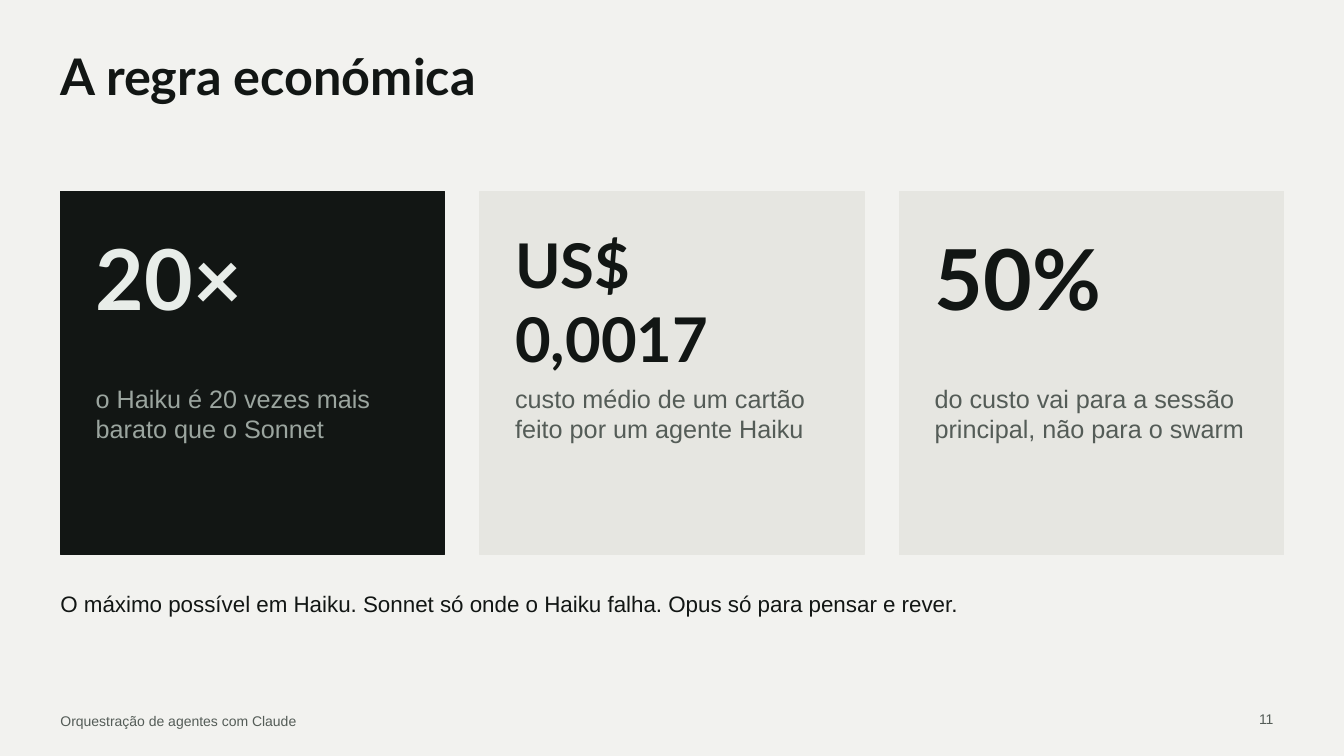
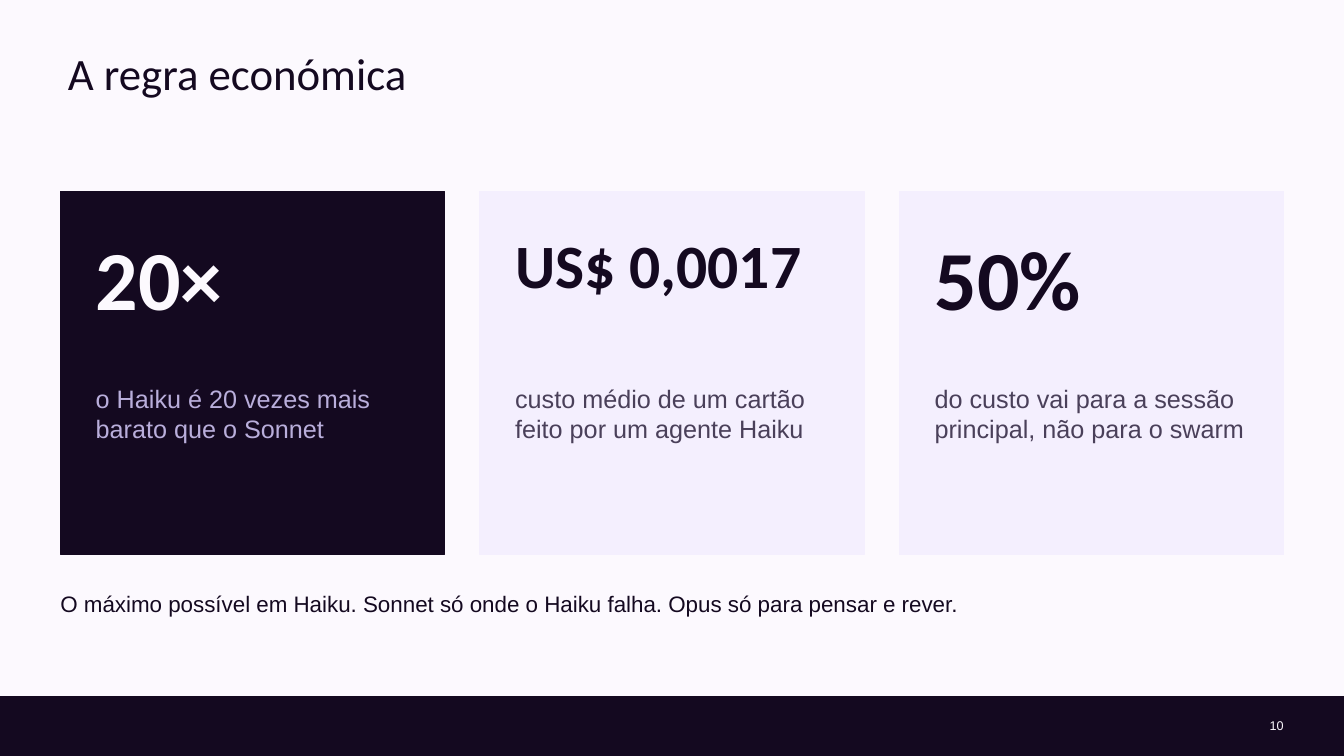
Before and after one commit to cx-guilherme-pinto/workshop-claude, a slide deck: slide 10 of slides/workshop.pptx (slide 11 before the commit). Drawn at 1344x756 pixels with LibreOffice and Linux fonts; fonts in the diff are those of the drawing; background and template pictures are left out. Boxes give left, top, right and bottom in pixels: in the first picture for what was removed or moved away, otherwise in the second. Text is boxed around its words. In the diff, an @@ line names an element or a change of style, - is before the commit and + after.

```diff
--- a/slides/workshop.pptx
+++ b/slides/workshop.pptx
@@ background #F2F2EF to #FCF9FE @@
@@ title "A regra económica": place and size @@
-title "A regra económica" at bbox=[60, 57, 476, 104]
+title "A regra económica" at bbox=[68, 59, 407, 98]
@@ title "A regra económica" at bbox=[68, 59, 407, 98]: size 36 to 32 pt, font Lato to Calibri, text colour #121614 to #140920, bold off @@
@@ rectangle at bbox=[60, 192, 445, 555]: fill #121614 to #140920; outline #121614 1 pt to #140920 1 pt @@
@@ rectangle at bbox=[480, 192, 864, 555]: fill #E6E6E1 to #F4EFFE; outline #E6E6E1 1 pt to #F4EFFE 1 pt @@
@@ rectangle at bbox=[899, 192, 1284, 555]: fill #E6E6E1 to #F4EFFE; outline #E6E6E1 1 pt to #F4EFFE 1 pt @@
@@ text "20×" at bbox=[96, 255, 223, 311]: font Lato to Calibri, text colour #E8EDE9 to #FCF9FE @@
@@ text "US$ 0,0017" at bbox=[515, 247, 802, 296]: font Lato to Calibri, text colour #121614 to #140920 @@
@@ text "50%" at bbox=[935, 252, 1081, 311]: font Lato to Calibri, text colour #121614 to #140920 @@
@@ text "o Haiku é 20 vezes ..." at bbox=[96, 389, 370, 444]: text colour #9BA59F to #B9AEDB @@
@@ text "custo médio de um cartão ..." at bbox=[515, 389, 805, 444]: text colour #545C57 to #4A405A @@
@@ text "do custo vai para a ..." at bbox=[935, 389, 1244, 444]: text colour #545C57 to #4A405A @@
@@ text "O máximo possível em Haiku. ..." at bbox=[60, 595, 958, 617]: text colour #121614 to #140920 @@
@@ rectangle added at bbox=[0, 698, 1344, 756], fill #140920, outline #140920 1 pt @@
@@ text removed at bbox=[60, 716, 296, 729] @@
-Orquestração de agentes com Claude
@@ page number removed at bbox=[1259, 714, 1273, 724] @@
-11
@@ page number added at bbox=[1270, 721, 1284, 730], 9 pt, text #FCF9FE @@
+10
```
Also in this commit, not shown: 39 other slides changed, 6 slides added, 5 slides removed, 23 other files.
